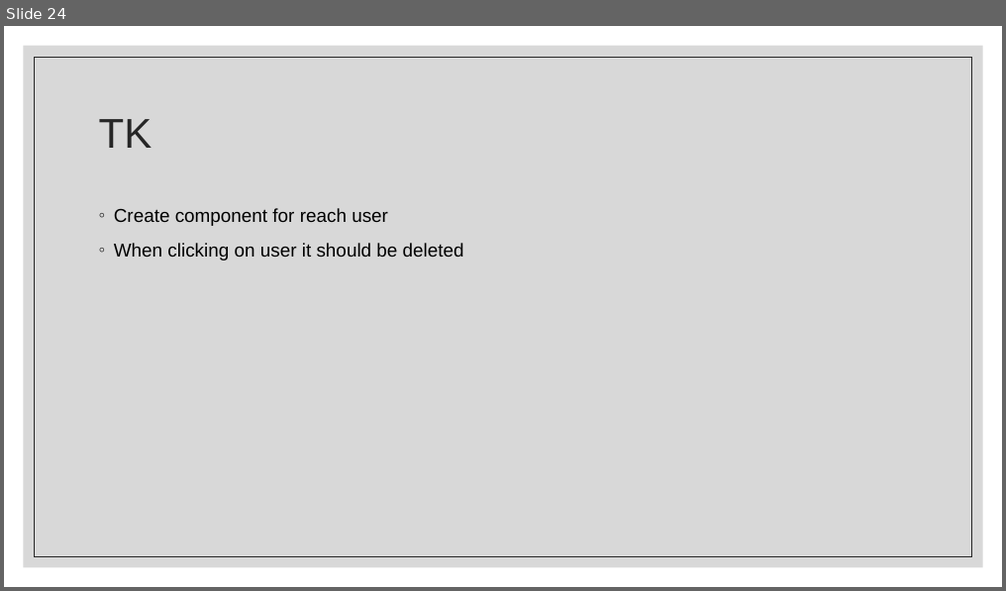
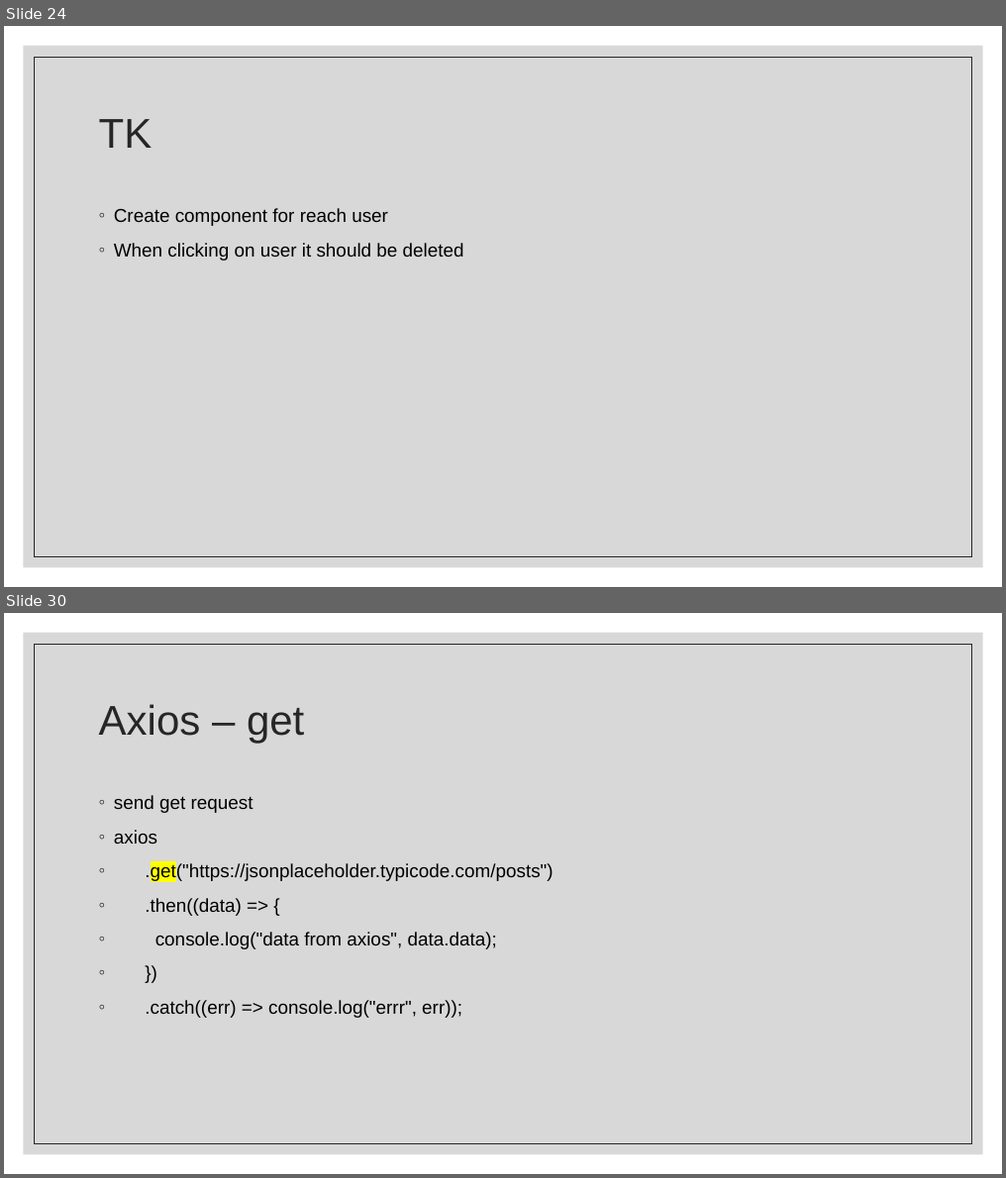
Before and after one commit to Rlss91/ht_W011121MR_morning_first-project, a slide deck: docs/React.pptx. Shown one above the other, each under a label of ours: slide 24 before the commit, slides 24 and 30 after it; the slides between them are not shown. The pictures are 1006x591 and 1006x1178 pixels, drawn with LibreOffice and Linux fonts; fonts in the diff are those of the drawing. Boxes give left, top, right and bottom in pixels: in the first picture for what was removed or moved away, otherwise in the second. Text is boxed around its words. In the diff, an @@ line names an element or a change of style, - is before the commit and + after.

Commit message:
axios

```diff
--- a/docs/React.pptx
+++ b/docs/React.pptx
@@ slide 30 added at <box>4,613,1002,1174</box>, background #FFFFFF; not listed: 2 template elements that a slide beside it also shows @@
@@ title added at <box>99,704,304,743</box>, 40 pt, text #262626 @@
+Axios – get
@@ text added at <box>114,795,552,1018</box>, 18 pt, text #000000 @@
+◦ send get request
+◦ axios
+◦ .get("https://jsonplaceholder.typicode.com/posts")
+◦ .then((data) => {
+◦ console.log("data from axios", data.data);
+◦ })
+◦ .catch((err) => console.log("errr", err));
```
Also in this commit, not shown: 5 other slides added, 4 other files.
